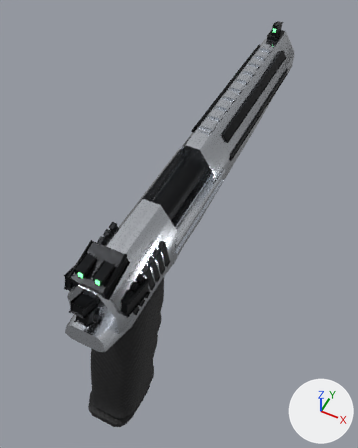
One commit to the glTF model public/models/silver_talon_50ae.glb: the scene before it, then after it.
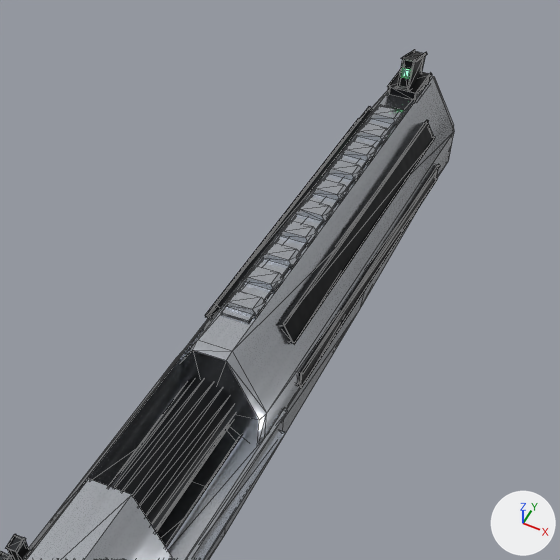
Each version appears first whole from a 50 mm camera at (0.12, -0.178, 0.289) aimed at (-0.013, 0.088, -0.044), and next in a close-up on the part from 30% to 95% of the width and 0% to 52% of the height. The lights are fixed; the arrows at lower right show +X, +Y and +Z. The first two pictures are the older version. The close-ups show mesh edges as thin lines. Vertices at exactly the same position are counted once.

Names of what the first close-up shows: 'SilverTalon_FrameBarrelGrip', 'SilverTalon_Slide'.
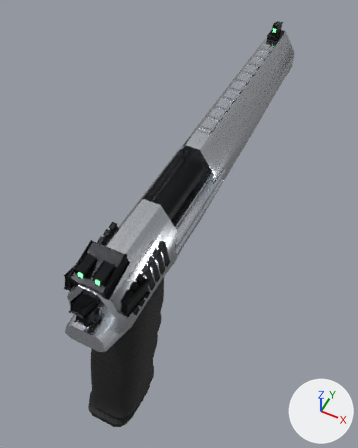
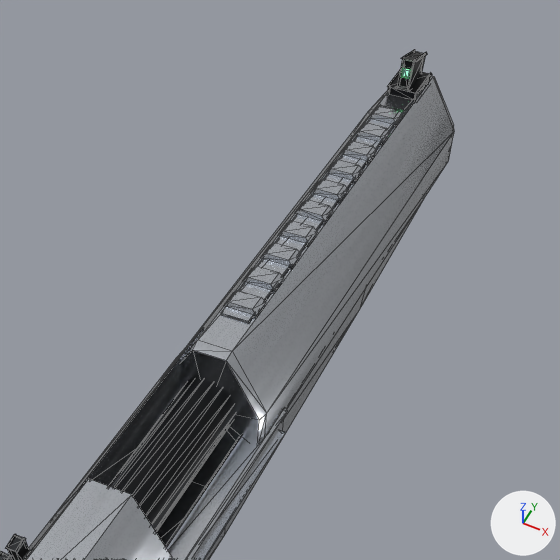
The change in detail:
me_silvertalon_framebarrelgrip is used by ob_silvertalon_framebarrelgrip; location (0.0, 0.0, 0.0).
me_silvertalon_framebarrelgrip had 1044 vertices, 1928 faces and spanned x -0.022..0.021, y -0.069..0.289, z -0.124..0.066.
me_silvertalon_framebarrelgrip now has 948 vertices, 1752 faces and spans x -0.022..0.021, y -0.069..0.289, z -0.124..0.066.
me_silvertalon_framebarrelgrip part 1: the loose piece of 24 vertices spanning x 0.016..0.02, y 0.117..0.263, z 0.02..0.027 is deleted.
me_silvertalon_framebarrelgrip part 2: the loose piece of 24 vertices spanning x 0.009..0.016, y 0.117..0.263, z 0.036..0.045 is deleted.
me_silvertalon_framebarrelgrip part 3: the loose piece of 24 vertices spanning x -0.016..-0.009, y 0.117..0.263, z 0.036..0.045 is deleted.
Other edits to the shape of me_silvertalon_framebarrelgrip do not show in these pictures.

What differs and where, as boxes [x1, y1, x2, y2] in the close-ups (560 x 560 px):
part 1 of me_silvertalon_framebarrelgrip, deleted: before [298, 164, 440, 388]
part 2 of me_silvertalon_framebarrelgrip, deleted: before [281, 120, 435, 344]
part 3 of me_silvertalon_framebarrelgrip, deleted: before [205, 106, 372, 319]
